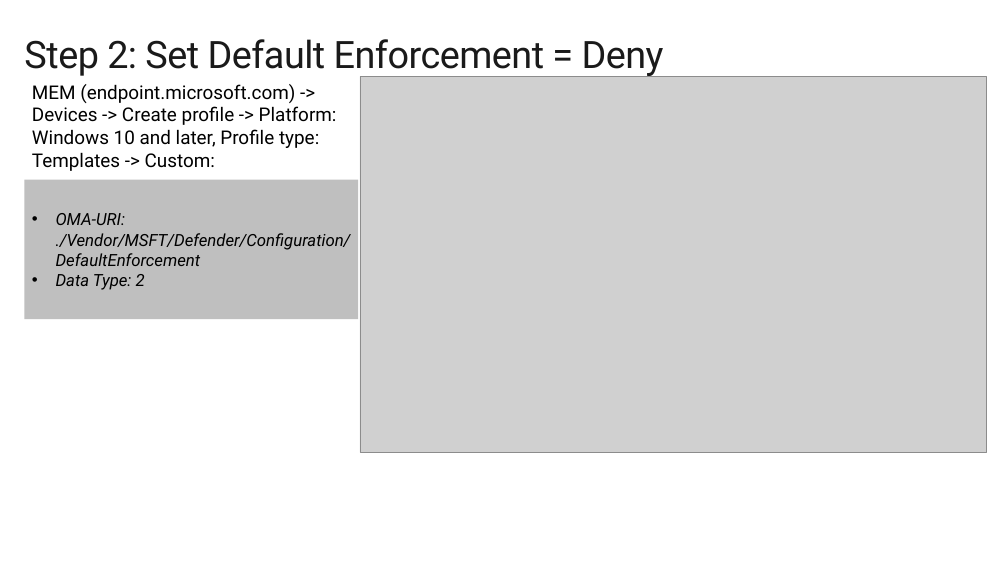
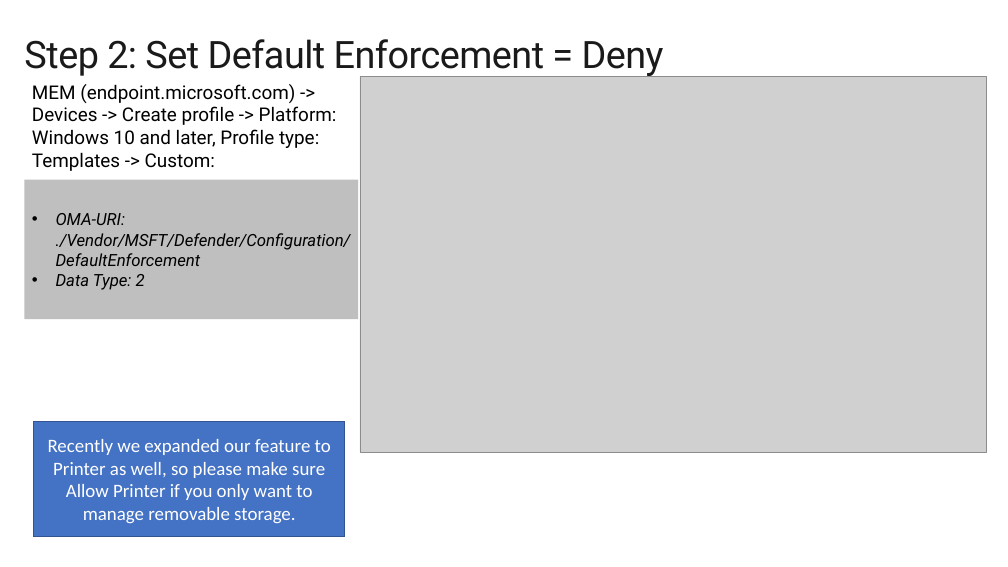
Before and after one commit to microsoft/mdatp-devicecontrol, a slide deck: slide 4 of Removable Storage Access Control Samples/Demo/Intune CSP - Removable Storage Access Control Management Demo.pptx. Drawn at 1008x567 pixels with LibreOffice and Linux fonts; fonts in the diff are those of the drawing; grey boxes stand for pictures. Boxes give left, top, right and bottom in pixels: in the first picture for what was removed or moved away, otherwise in the second. Text is boxed around its words. In the diff, an @@ line names an element or a change of style, - is before the commit and + after.

```diff
--- a/Removable Storage Access Control Samples/Demo/Intune CSP - Removable Storage Access Control Management Demo.pptx
+++ b/Removable Storage Access Control Samples/Demo/Intune CSP - Removable Storage Access Control Management Demo.pptx
@@ rectangle added at bbox=[34, 421, 345, 536], fill #4472C4, outline #325491 1 pt, 18 pt, text #FFFFFF @@
+Recently we expanded our feature to Printer as well, so please make sure Allow Printer if you only want to manage removable storage.
```
Also in this commit, not shown: 1 other file.
